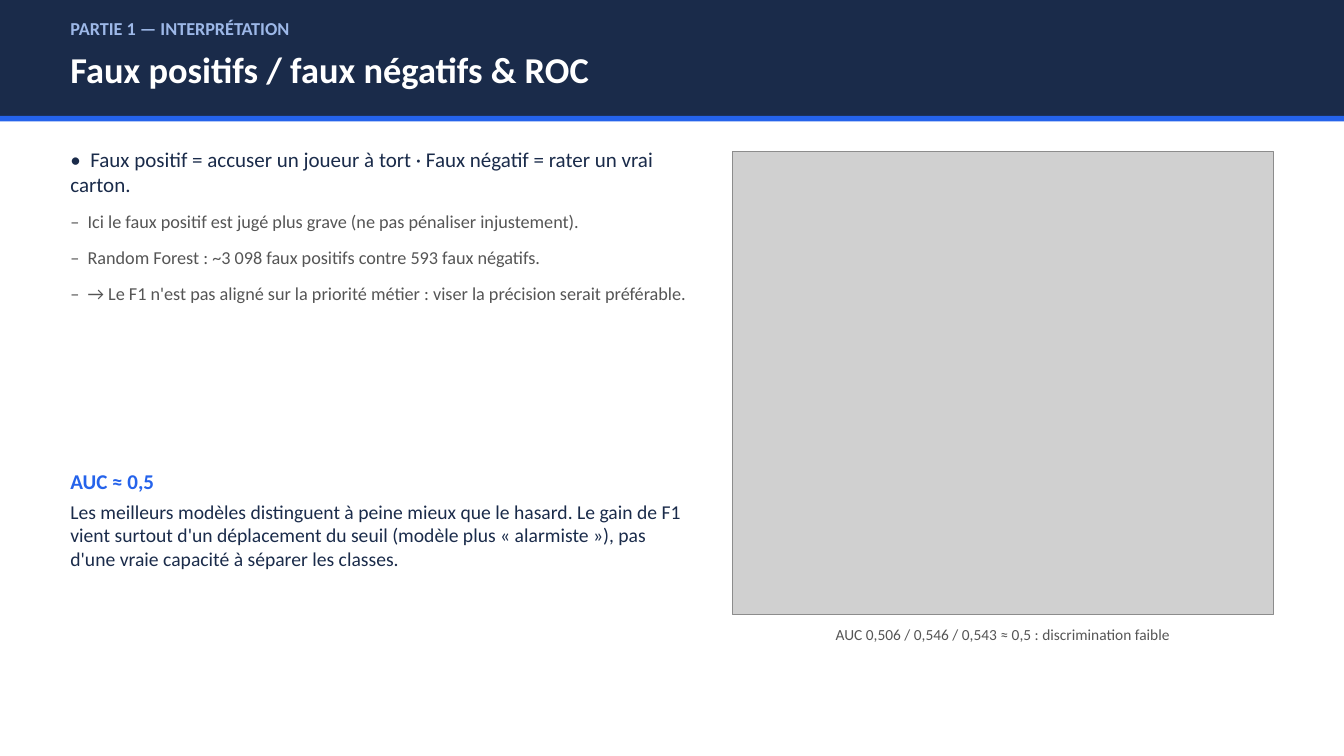
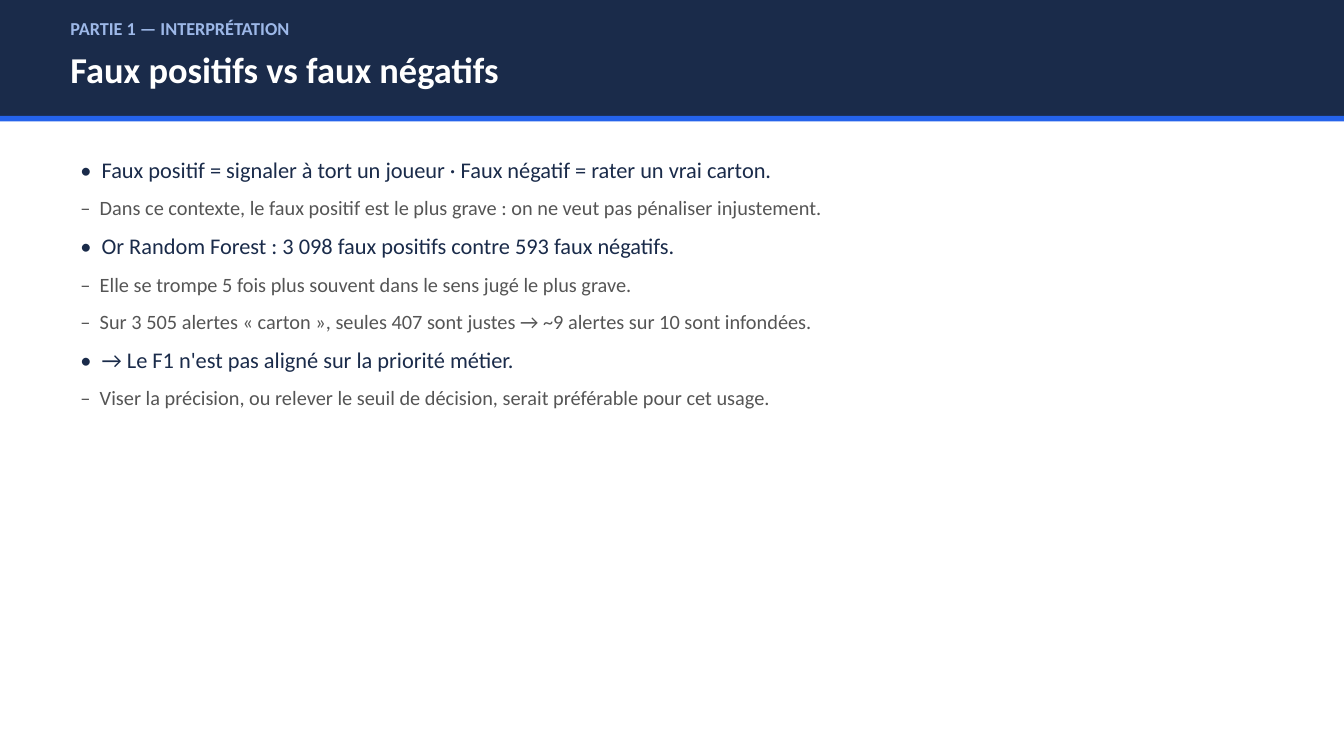
Before and after one commit to RobinsanKiritheepan/Cours_Python, a slide deck: slide 8 of Cours_IA/Machine_learning/Cartons_Jaunes_FIFA2026/Presentation_ML_FIFA.pptx (slide 6 before the commit). Drawn at 1344x756 pixels with LibreOffice and Linux fonts; fonts in the diff are those of the drawing; grey boxes stand for pictures. Boxes give left, top, right and bottom in pixels: in the first picture for what was removed or moved away, otherwise in the second. Text is boxed around its words. In the diff, an @@ line names an element or a change of style, - is before the commit and + after.

Commit message:
Enrichit le rapport ML cartons jaunes : 5 nouvelles figures et verification du pipeline

```diff
--- a/Cours_IA/Machine_learning/Cartons_Jaunes_FIFA2026/Presentation_ML_FIFA.pptx
+++ b/Cours_IA/Machine_learning/Cartons_Jaunes_FIFA2026/Presentation_ML_FIFA.pptx
@@ text at bbox=[70, 57, 498, 89]: text changed @@
-Faux positifs / faux négatifs & ROC
+Faux positifs vs faux négatifs
@@ text at bbox=[100, 162, 821, 409]: text changed; size 13 to 14.5 pt @@
-• Faux positif = accuser un joueur à tort · Faux négatif = rater un vrai carton.
-– Ici le faux positif est jugé plus grave (ne pas pénaliser injustement).
-– Random Forest : ~3 098 faux positifs contre 593 faux négatifs.
-– → Le F1 n'est pas aligné sur la priorité métier : viser la précision serait préférable.
+• Faux positif = signaler à tort un joueur · Faux négatif = rater un vrai carton.
+– Dans ce contexte, le faux positif est le plus grave : on ne veut pas pénaliser injustement.
+• Or Random Forest : 3 098 faux positifs contre 593 faux négatifs.
+– Elle se trompe 5 fois plus souvent dans le sens jugé le plus grave.
+– Sur 3 505 alertes « carton », seules 407 sont justes → ~9 alertes sur 10 sont infondées.
+• → Le F1 n'est pas aligné sur la priorité métier.
+– Viser la précision, ou relever le seuil de décision, serait préférable pour cet usage.
@@ picture removed at bbox=[733, 151, 1274, 615] @@
@@ text removed at bbox=[70, 475, 681, 569] @@
-AUC ≈ 0,5
-Les meilleurs modèles distinguent à peine mieux que le hasard. Le gain de F1 vient surtout d'un déplacement du seuil (modèle plus « alarmiste »), pas d'une vraie capacité à séparer les classes.
@@ text removed at bbox=[836, 629, 1170, 642] @@
-AUC 0,506 / 0,546 / 0,543 ≈ 0,5 : discrimination faible
```
Also in this commit, not shown: 7 other slides changed, 6 slides added, 2 slides removed, 6 other files.
